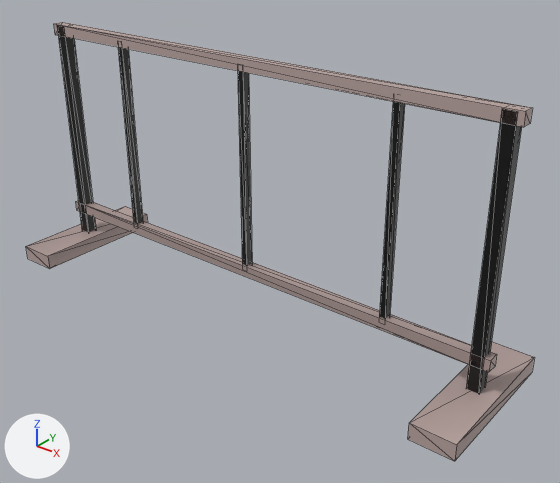
An edit to the glTF model assets/prop.crowd-fence/model.lod2.glb, drawn before and after from the same camera.
Both versions are drawn from a 50 mm camera at (1.99, -2.26, 1.79) aimed at (0.17, 0.02, 0.38). Lighting does not change. The marker at lower left points along +X, +Y and +Z. The older version comes first. Mesh edges are drawn as thin lines. Where no turn or scale is listed for an object, it has been applied to the vertices. Vertices at exactly the same position are counted once.

In view in the first picture: 'body_pal_sidewalk'.
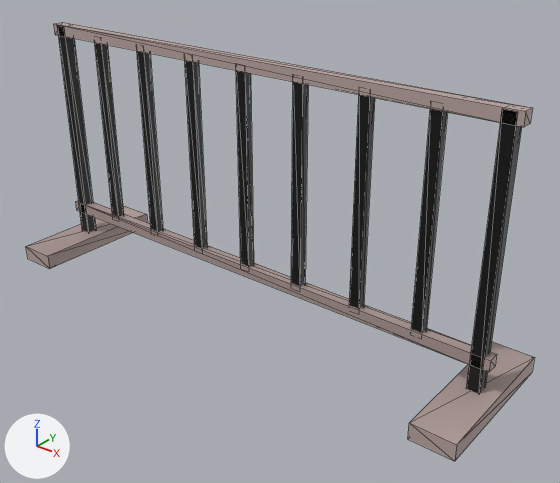
Pixel boxes [x1, y1, x2, y2] of what changed, in the pictures (560 x 483 px; the box of a moved part takes in the faces that stretch with it):
part 1 of me_body_pal_sidewalk, moved or reshaped: before [379, 102, 405, 319]; after [185, 60, 207, 249]
part 2 of me_body_pal_sidewalk, added: after [236, 70, 254, 267]
part 3 of me_body_pal_sidewalk, added: after [291, 82, 308, 286]
part 4 of me_body_pal_sidewalk, added: after [349, 95, 375, 309]
part 5 of me_body_pal_sidewalk, added: after [411, 109, 447, 333]
part 6 of me_body_pal_sidewalk, moved or reshaped: before [118, 47, 143, 224]; after [95, 43, 124, 217]
part 7 of me_body_pal_sidewalk, moved or reshaped: before [238, 71, 252, 266]; after [137, 51, 163, 232]

The change in detail:
me_body_pal_sidewalk is used by ob_body_pal_sidewalk; location (0.0, 0.0, 0.0).
Verts and faces of me_body_pal_sidewalk; kept vertices keep their numbers, new ones are numbered from 72.
Before the commit, vertices of me_body_pal_sidewalk: 48 (-0.71, -0.02, 0.2) at pixel (134, 227), 49 (-0.71, -0.02, 1.1) at pixel (117, 40), 50 (-0.71, 0.02, 1.1), 51 (-0.71, 0.02, 0.2), 52 (-0.69, 0.02, 1.1).
Before the commit, vertices of me_body_pal_sidewalk: 53 (-0.69, 0.02, 0.2), 54 (-0.69, -0.02, 1.1) at pixel (121, 41), 55 (-0.69, -0.02, 0.2) at pixel (137, 228).
Before the commit, vertices of me_body_pal_sidewalk: 56 (-0.01, -0.02, 0.2) at pixel (242, 269), 57 (-0.01, -0.02, 1.1) at pixel (237, 63), 58 (-0.01, 0.02, 1.1), 59 (-0.01, 0.02, 0.2), 60 (0.01, 0.02, 1.1).
Before the commit, vertices of me_body_pal_sidewalk: 61 (0.01, 0.02, 0.2), 62 (0.01, -0.02, 1.1) at pixel (242, 64), 63 (0.01, -0.02, 0.2) at pixel (246, 271).
me_body_pal_sidewalk had 72 vertices, 108 faces and spanned x -1.19..1.19, y -0.32..0.32, z 0.0..1.12.
me_body_pal_sidewalk now has 104 vertices, 156 faces and spans x -1.19..1.19, y -0.32..0.32, z 0.0..1.12.
me_body_pal_sidewalk part 1: the loose piece of 8 vertices spanning x 0.69..0.71, y -0.02..0.02, z 0.2..1.1 is moved by (-0.98, 0.0, 0.0).
me_body_pal_sidewalk part 2: a new loose piece, a box spanning x -0.023..0.023, y -0.018..0.018, z 0.2..1.1, in mat_pal_sidewalk.
me_body_pal_sidewalk part 3: a new loose piece, a box spanning x 0.257..0.303, y -0.018..0.018, z 0.2..1.1, in mat_pal_sidewalk.
me_body_pal_sidewalk part 4: a new loose piece, a box spanning x 0.548..0.592, y -0.018..0.018, z 0.2..1.1, in mat_pal_sidewalk.
me_body_pal_sidewalk part 5: a new loose piece, a box spanning x 0.827..0.873, y -0.018..0.018, z 0.2..1.1, in mat_pal_sidewalk.
Part 6, on me_body_pal_sidewalk:
Vertices 48 to 51 move by (-0.16, 0.0, 0.0).
Vertices 52 to 55 move by (-0.14, 0.0, 0.0).
Part 7, on me_body_pal_sidewalk:
Vertices 56 to 59 move by (-0.58, 0.0, 0.0).
Vertices 60 to 63 move by (-0.56, 0.0, 0.0).
